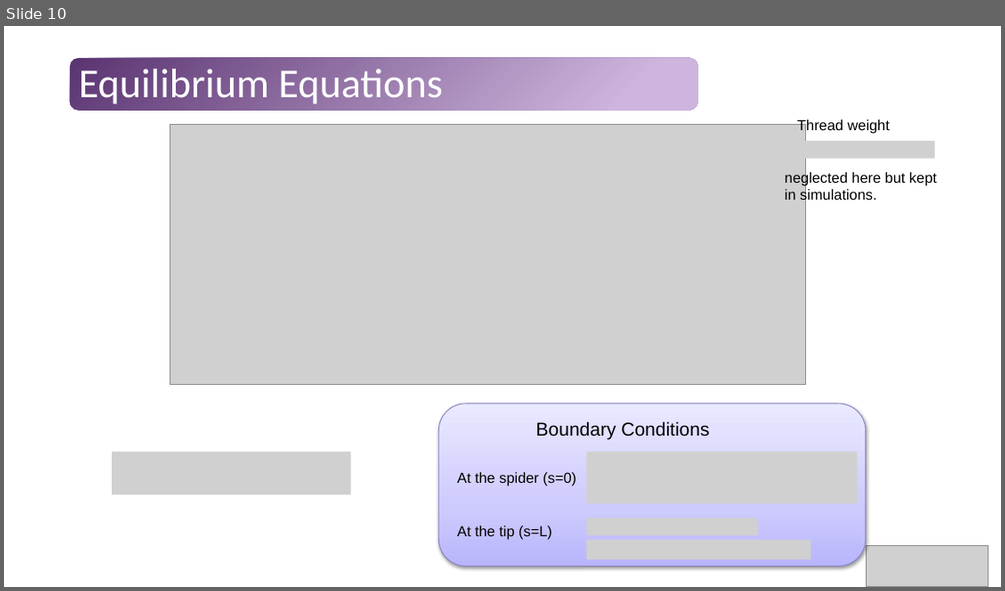
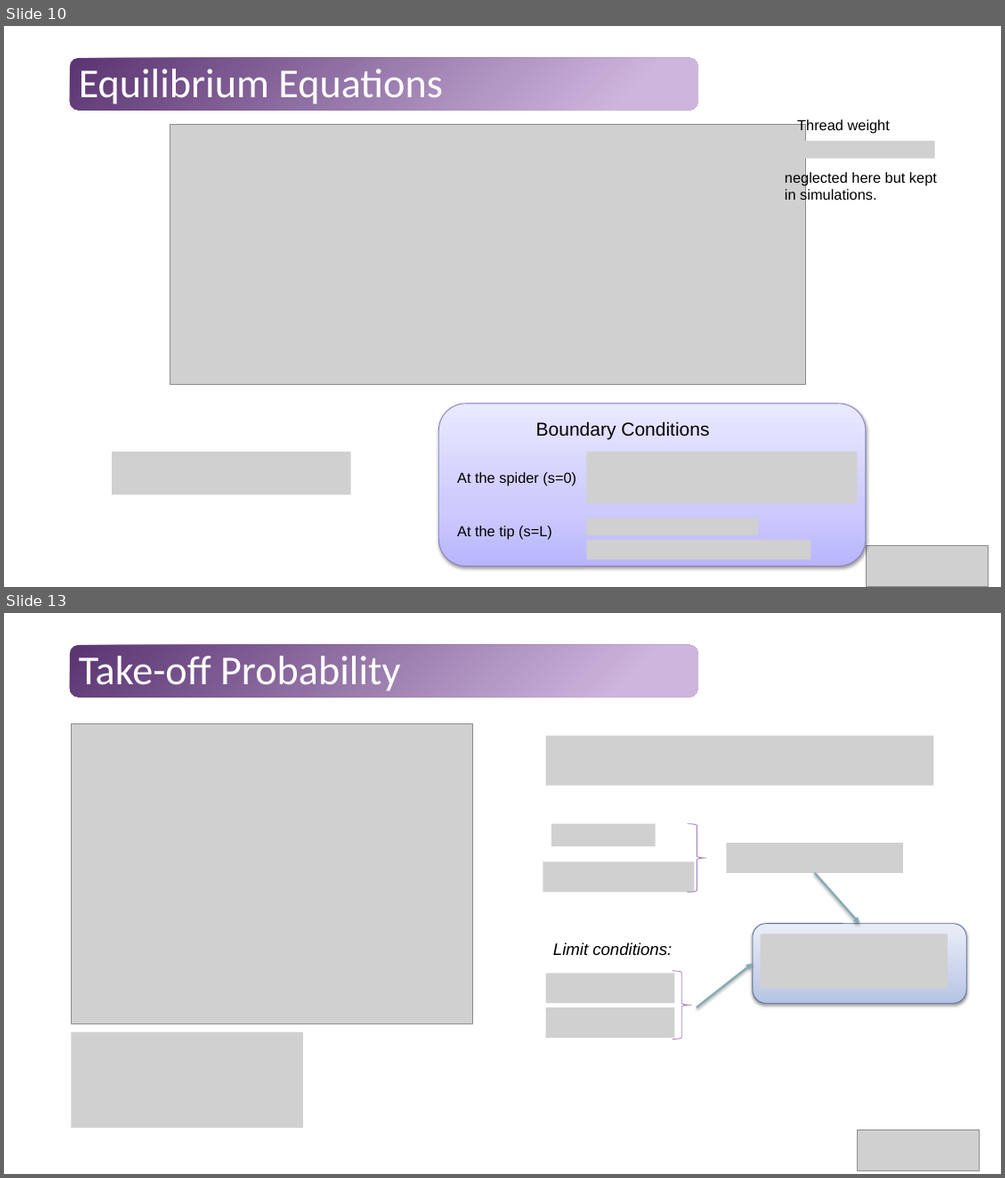
Before and after one commit to Tavi681/PoliPhysics, a slide deck: Tema 1/paper/Tema1.pptx. Shown one above the other, each under a label of ours: slide 10 before the commit, slides 10 and 13 after it; the slides between them are not shown. The pictures are 1005x591 and 1005x1178 pixels, drawn with LibreOffice and Linux fonts; fonts in the diff are those of the drawing; grey boxes stand for pictures. Boxes give left, top, right and bottom in pixels: in the first picture for what was removed or moved away, otherwise in the second. Text is boxed around its words. In the diff, an @@ line names an element or a change of style, - is before the commit and + after.

```diff
--- a/Tema 1/paper/Tema1.pptx
+++ b/Tema 1/paper/Tema1.pptx
@@ slide 13 added at (x1=4, y1=613, x2=1001, y2=1174), background #FFFFFF; not listed: 1 template element that a slide beside it also shows @@
@@ title added at (x1=79, y1=656, x2=400, y2=691), 39.6 pt, text #FFFFFF @@
+Take-off Probability
@@ picture added at (x1=72, y1=723, x2=473, y2=1023) @@
@@ picture added at (x1=546, y1=736, x2=934, y2=786) @@
@@ picture added at (x1=551, y1=824, x2=655, y2=846) @@
@@ right brace added at (x1=688, y1=824, x2=707, y2=892), outline #AA7FC3 0.75 pt @@
@@ picture added at (x1=727, y1=843, x2=903, y2=873) @@
@@ picture added at (x1=543, y1=862, x2=695, y2=892) @@
@@ text added at (x1=553, y1=942, x2=672, y2=956), 16 pt, text #000000, italic @@
+Limit conditions:
@@ picture added at (x1=546, y1=973, x2=675, y2=1003) @@
@@ right brace added at (x1=672, y1=971, x2=692, y2=1038), outline #AA7FC3 0.75 pt @@
@@ group added at (x1=696, y1=873, x2=966, y2=1007): 2 arrows, 1 rounded rectangle, 1 picture @@
@@ picture added at (x1=546, y1=1007, x2=675, y2=1037) @@
@@ picture added at (x1=72, y1=1032, x2=303, y2=1127) @@
@@ picture added at (x1=858, y1=1130, x2=979, y2=1171) @@
```
Also in this commit, not shown: 1 slide changed, 3 other slides added.
